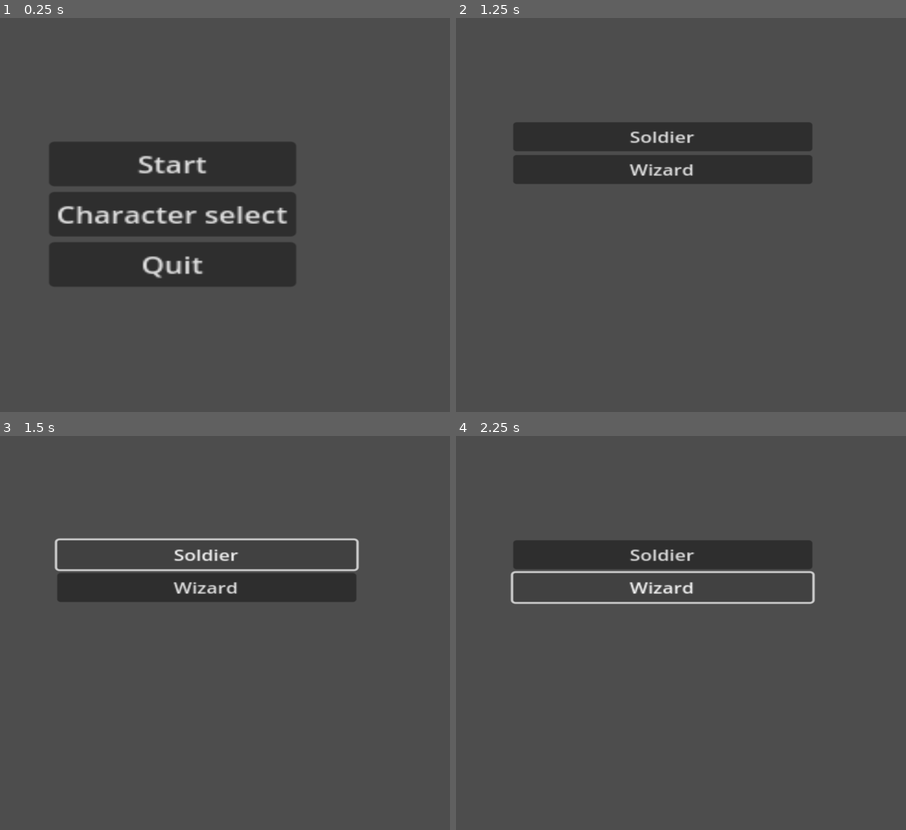
Above: before the commit, frames 1-4 (two rows, left to right).
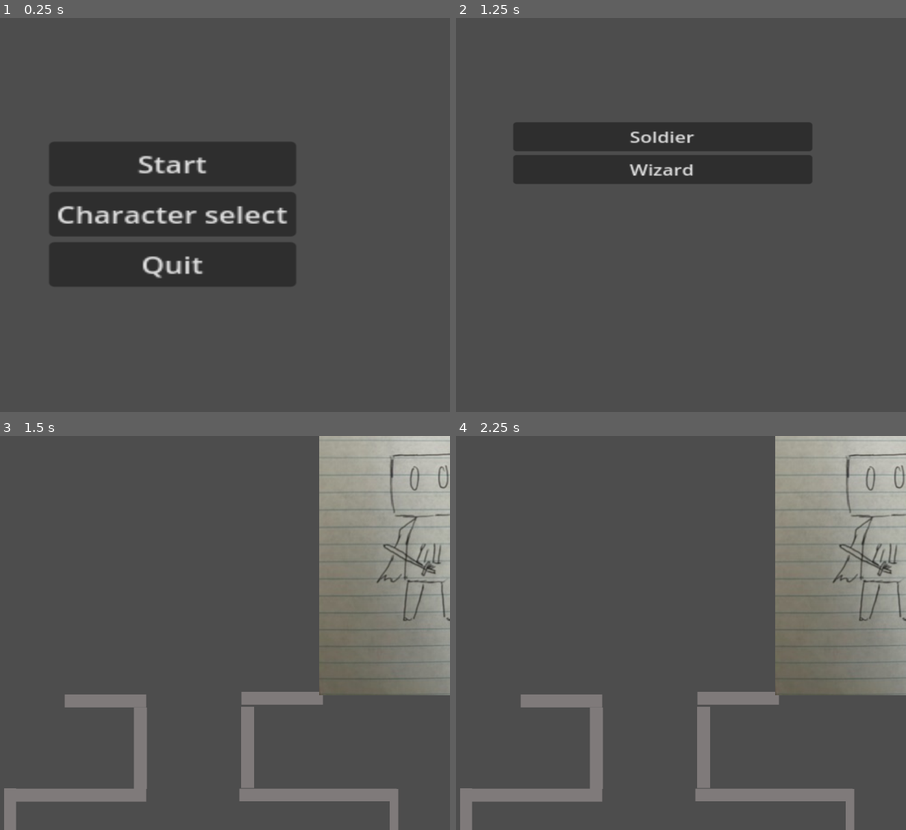
Above: after the commit, the same moments.

Repository: Thedabbit/Rpg-Project-2
Game: Godot game, scene res://Menu.tscn
The game is run twice, just before and just after one commit, with the same random seed, the same clock (stepped at 60 frames per second) and the same inputs.
Inputs (mouse positions are in pixels of both pictures, inside the frame that each line leads up to):
- Up to frame 1 (0.25 s): no input
- Up to frame 2 (1.25 s): click "Character select" at 0.5 s
- Up to frame 3 (1.5 s): click "Soldier" at 1.25 s
- Up to frame 4 (2.25 s): click (663, 585) at 2 s, where only the run before the commit has a clickable "Wizard"

Frames 1-2 are identical in both runs. In frame 3, 28% of the frame differs, in the area x 0-100%, y 0-100%; in frame 4, 28%.
Error after the commit: Cannot call method 'queue_free' on a null value. (res://main_level.gd:12)

Commit message:
character select system in place

Diff:
--- /dev/null
+++ b/character_select_menu.gd
@@ -0,0 +1,17 @@
+extends Control
+signal soldier_chosen
+
+
+# Called when thes node enters the scene tree for the first time.
+func _ready():
+	pass # Replace with function body.
+
+
+# Called every frame. 'delta' is the elapsed time since the previous frame.
+func _process(delta):
+	pass
+
+
+func _on_soldier_pressed():
+	Global.selection = 1
+	get_tree().change_scene_to_file("res://main_level.tscn")
--- a/character_select_menu.tscn
+++ b/character_select_menu.tscn
@@ -1,4 +1,6 @@
-[gd_scene format=3 uid="uid://cjkfmooamjprc"]
+[gd_scene load_steps=2 format=3 uid="uid://cjkfmooamjprc"]
+
+[ext_resource type="Script" path="res://character_select_menu.gd" id="1_qqage"]
 
 [node name="Character select menu" type="Control"]
 layout_mode = 3
@@ -7,6 +9,7 @@
 anchor_bottom = 1.0
 grow_horizontal = 2
 grow_vertical = 2
+script = ExtResource("1_qqage")
 
 [node name="VBoxContainer" type="VBoxContainer" parent="."]
 z_index = 1
@@ -29,3 +32,5 @@
 [node name="Wizard" type="Button" parent="VBoxContainer"]
 layout_mode = 2
 text = "Wizard"
+
+[connection signal="pressed" from="VBoxContainer/Soldier" to="." method="_on_soldier_pressed"]
--- /dev/null
+++ b/global.gd
@@ -0,0 +1,3 @@
+extends Node
+
+var selection = 0
--- a/main_level.gd
+++ b/main_level.gd
@@ -8,4 +8,12 @@
 
 # Called every frame. 'delta' is the elapsed time since the previous frame.
 func _process(delta):
-	pass
+	if Global.selection == 1:
+		$"Player 1".queue_free()
+
+
+func _on_character_select_menu_soldier_chosen():
+	print("hello")
+	print(get_tree())
+	get_tree().change_scene_to_file("res://main_level.tscn") # Replace with function body.
+	print(get_tree())
--- a/project.godot
+++ b/project.godot
@@ -14,6 +14,10 @@
 run/main_scene="res://Menu.tscn"
 config/features=PackedStringArray("4.2", "Forward Plus")
 config/icon="res://icon.svg"
+
+[autoload]
+
+Global="*res://global.gd"
 
 [display]
 
Not shown: 1 places in main_level.tscn that only renumber resources
